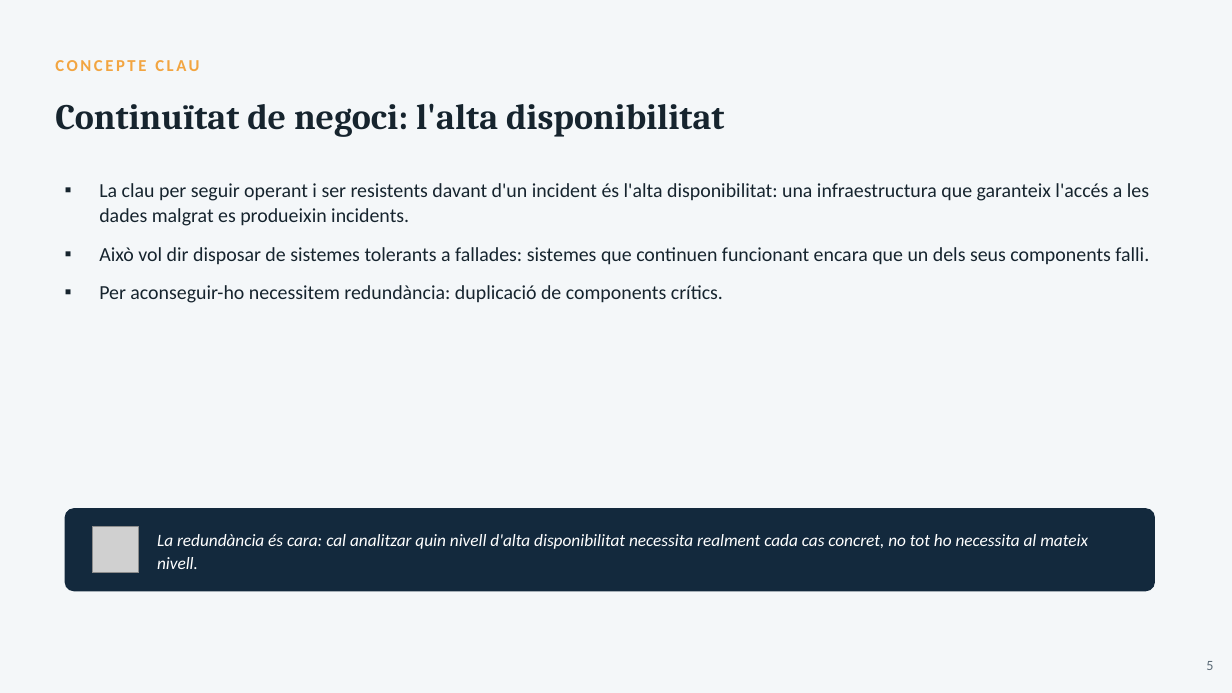
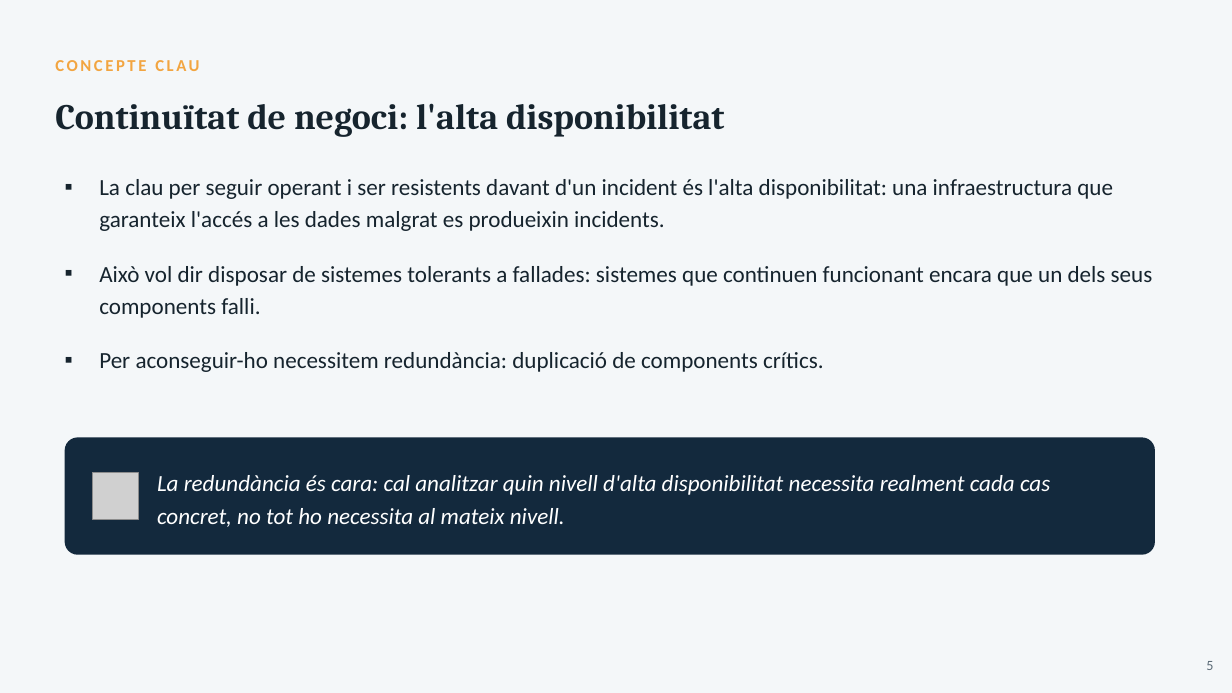
Before and after one commit to joansanchezescudero/SMX_0226_Seguretat_Informatica, a slide deck: slide 5 of RA2 - Emmagatzematge i copies de seguretat/AA1 - Protegint les dades/RA2_AA1_Protegint_les_dades.pptx. Drawn at 1232x693 pixels with LibreOffice and Linux fonts; fonts in the diff are those of the drawing; grey boxes stand for pictures. Boxes give left, top, right and bottom in pixels: in the first picture for what was removed or moved away, otherwise in the second. Text is boxed around its words. In the diff, an @@ line names an element or a change of style, - is before the commit and + after.

```diff
--- a/RA2 - Emmagatzematge i copies de seguretat/AA1 - Protegint les dades/RA2_AA1_Protegint_les_dades.pptx
+++ b/RA2 - Emmagatzematge i copies de seguretat/AA1 - Protegint les dades/RA2_AA1_Protegint_les_dades.pptx
@@ text "La clau per seguir operant ..." at <box>99,179,1153,372</box>: size 15.5 to 18 pt; line spacing 20pt to 25.1pt; more space between paragraphs @@
@@ rounded rectangle: place and size @@
-rounded rectangle at <box>65,508,1155,592</box>
+rounded rectangle at <box>65,437,1155,555</box>
@@ picture: place and size @@
-picture at <box>92,527,139,573</box>
+picture at <box>92,473,139,519</box>
@@ text "La redundància és cara: cal ...": place and size @@
-text "La redundància és cara: cal ..." at <box>157,534,1088,569</box>
+text "La redundància és cara: cal ..." at <box>157,475,1050,527</box>
@@ text "La redundància és cara: cal ..." at <box>157,475,1050,527</box>: size 13.5 to 18 pt; line spacing 18pt to 25.9pt @@
```
Also in this commit, not shown: 12 other slides changed, 1 other file.
